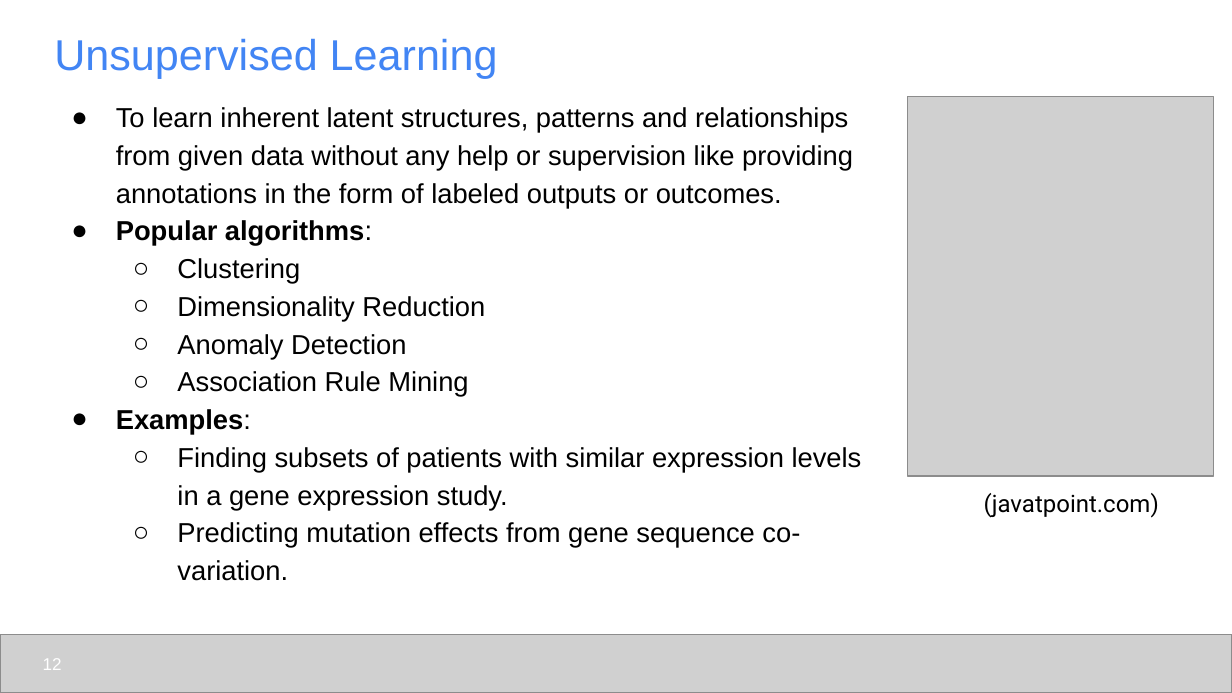
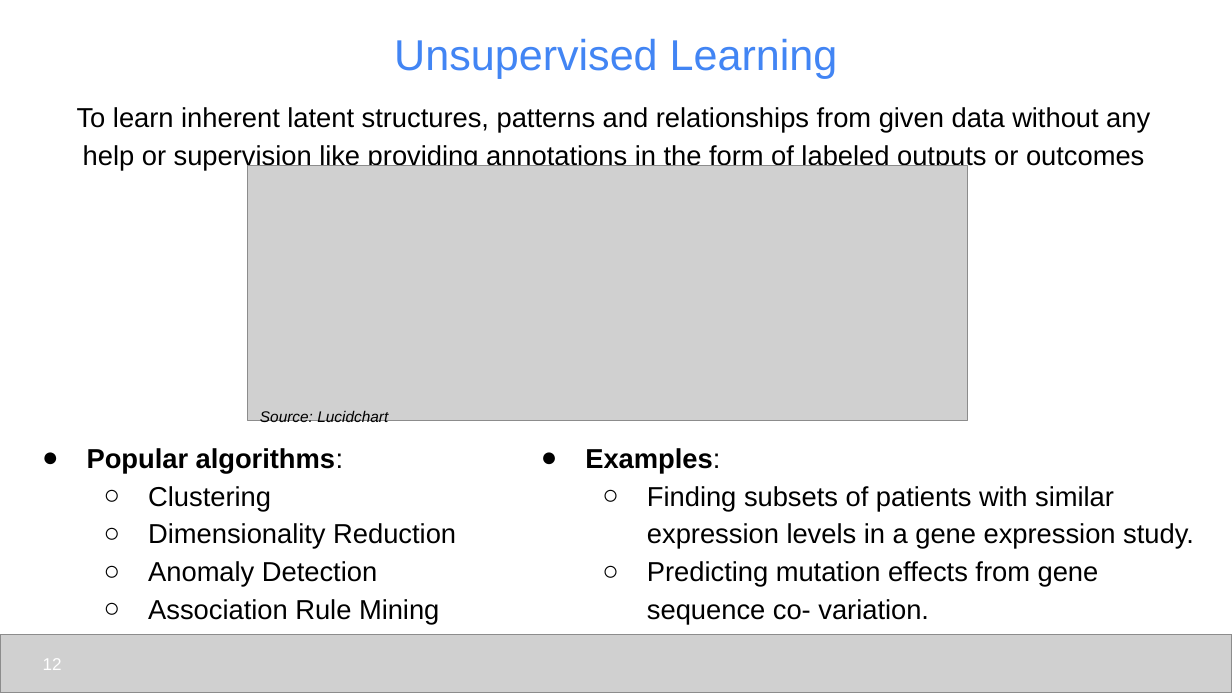
Before and after one commit to udel-cbcb/al_ml_workshop, a slide deck: slide 12 of Day_1/Lectures/Day_1_Lecture_1_Introduction_to_Artificial_Intelligence_and_Machine_Learning.pptx. Drawn at 1232x693 pixels with LibreOffice and Linux fonts; fonts in the diff are those of the drawing; grey boxes stand for pictures. Boxes give left, top, right and bottom in pixels: in the first picture for what was removed or moved away, otherwise in the second. Text is boxed around its words. In the diff, an @@ line names an element or a change of style, - is before the commit and + after.

```diff
--- a/Day_1/Lectures/Day_1_Lecture_1_Introduction_to_Artificial_Intelligence_and_Machine_Learning.pptx
+++ b/Day_1/Lectures/Day_1_Lecture_1_Introduction_to_Artificial_Intelligence_and_Machine_Learning.pptx
@@ title "Unsupervised Learning" at box(394, 38, 838, 78): alignment left to centre @@
@@ text at box(77, 107, 1150, 171): text changed @@
-● To learn inherent latent structures, patterns and relationships from given data without any help or supervision like providing annotations in the form of labeled outputs or outcomes.
-● Popular algorithms:
-  ○ Clustering
-  ○ Dimensionality Reduction
-  ○ Anomaly Detection
-  ○ Association Rule Mining
-● Examples:
-  ○ Finding subsets of patients with similar expression levels in a gene expression study.
-  ○ Predicting mutation effects from gene sequence co- variation.
+To learn inherent latent structures, patterns and relationships from given data without any help or supervision like providing annotations in the form of labeled outputs or outcomes
@@ picture removed at box(908, 96, 1215, 476) @@
@@ picture added at box(248, 165, 967, 420) @@
@@ text added at box(260, 411, 388, 425), 9 pt, text #000000, italic @@
+Source: Lucidchart
@@ text added at box(87, 448, 456, 625), 16 pt, text #000000 @@
+● Popular algorithms:
+  ○ Clustering
+  ○ Dimensionality Reduction
+  ○ Anomaly Detection
+  ○ Association Rule Mining
@@ text added at box(585, 448, 1194, 625), 16 pt, text #000000 @@
+● Examples:
+  ○ Finding subsets of patients with similar expression levels in a gene expression study.
+  ○ Predicting mutation effects from gene sequence co- variation.
@@ text removed at box(984, 493, 1159, 518) @@
-(javatpoint.com)
```
Also in this commit, not shown: 21 other slides changed, 2 slides added, 3 slides removed, 2 other files.
